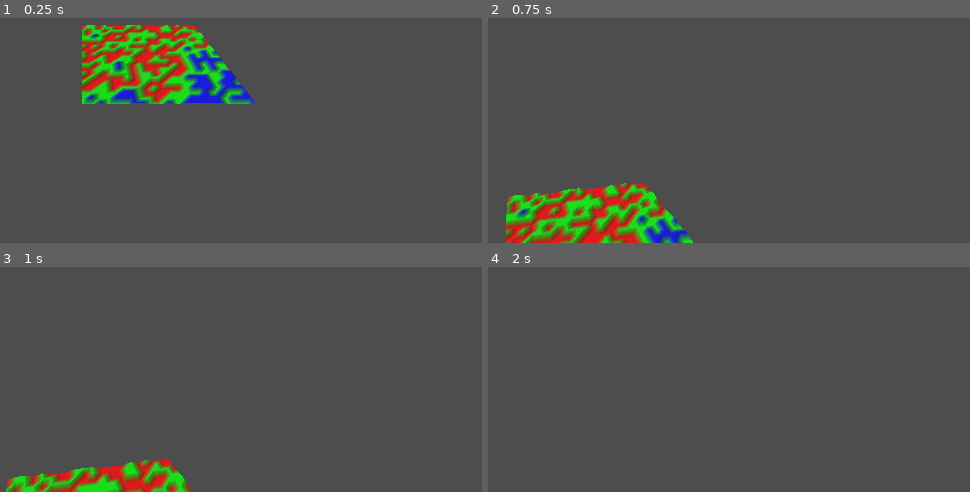
Above: before the commit, frames 1-4 (two rows, left to right).
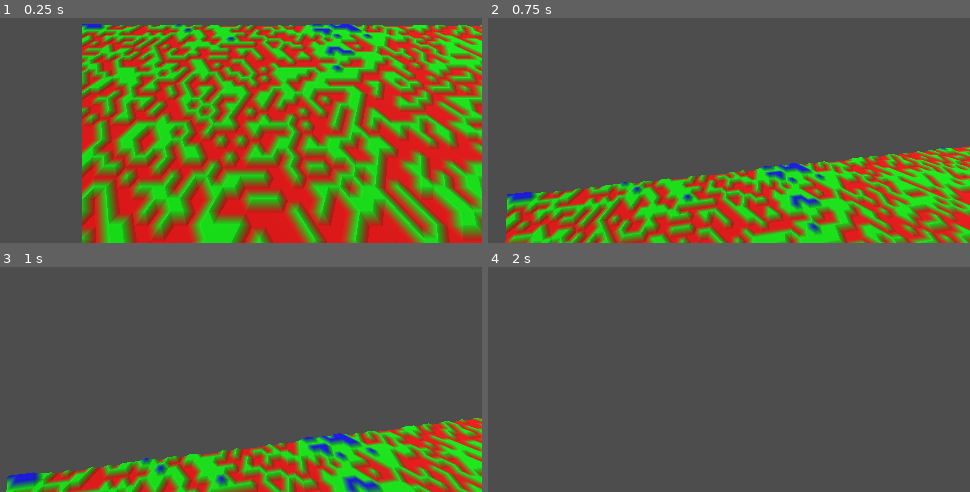
Above: after the commit, the same moments.

Repository: Lion4567714/prodecural_terrain_generation
Game: Godot game, scene res://test_scene.tscn
Same seed, same stepped clock (60 frames per second), same inputs: the game is played once before the commit and once after it.
Inputs (mouse positions are in pixels of both pictures, inside the frame that each line leads up to):
- Up to frame 1 (0.25 s): no input
- Up to frame 2 (0.75 s): tap Enter at 0.5 s; move the mouse to (outside the picture) at 0.52 s; hold Up (ui_up) from 0.53 s (still down)
- Up to frame 3 (1 s): keep holding Up (ui_up)
- Up to frame 4 (2 s): keep holding Up (ui_up); move the mouse to (531, 269) at 1.27 s

The runs differ from the first frame. In frame 1, 79% of the frame differs, in the area x 17-100%, y 2-100%; in frame 2, 29%; in frame 3, 19%; in frame 4, nothing differs.

Commit message:
biome generation optimizations

Diff:
--- a/scripts/generator.gd
+++ b/scripts/generator.gd
@@ -1,7 +1,7 @@
 extends MeshInstance3D
 
-const WIDTH = 20
-const HEIGHT = 20
+const WIDTH = 150
+const HEIGHT = 150
 const CELL_SIZE = 2.0
 #const CON_KERNEL = [[-1, -1, -1],
 #					[-1,  8, -1],
@@ -56,7 +56,7 @@
 	print_status("Adding randomization")
 	noise = FastNoiseLite.new()
 	noise.set_noise_type(FastNoiseLite.TYPE_PERLIN)
-	noise.set_seed(7714)
+	noise.set_seed(Time.get_datetime_dict_from_system().second)
 
 	height_map = []
 	for x in range(WIDTH + 1):
@@ -151,7 +151,7 @@
 
 func generate_grid():
 	var vertices = PackedVector3Array()
-	var indicies = PackedInt32Array()
+	var indices = PackedInt32Array()
 
 	for y in range(WIDTH + 1):
 		for x in range(HEIGHT + 1):
@@ -164,19 +164,19 @@
 			var i2 = i1 + WIDTH
 			var i3 = i2 + 1
 
-			indicies.push_back(i0)
-			indicies.push_back(i1)
-			indicies.push_back(i2)
-
-			indicies.push_back(i1)
-			indicies.push_back(i3)
-			indicies.push_back(i2)
+			indices.push_back(i0)
+			indices.push_back(i1)
+			indices.push_back(i2)
+
+			indices.push_back(i1)
+			indices.push_back(i3)
+			indices.push_back(i2)
 
 	var arr_mesh = ArrayMesh.new()
 	var arrays = []
 	arrays.resize(Mesh.ARRAY_MAX)
 	arrays[Mesh.ARRAY_VERTEX] = vertices
-	arrays[Mesh.ARRAY_INDEX] = indicies
+	arrays[Mesh.ARRAY_INDEX] = indices
 
 	arr_mesh.add_surface_from_arrays(Mesh.PRIMITIVE_TRIANGLES, arrays)
 	return arr_mesh
@@ -196,6 +196,7 @@
 		num_options = BIOME.size()
 
 	func limit_options(limit: int) -> void:
+		assert(options & limit > 0, "num_options == 0! options: " + str(options) + ", limit: " + str(limit))
 		options &= limit
 		num_options = HAMMING[options]
 
@@ -203,14 +204,27 @@
 		return a.num_options < b.num_options
 
 	func _to_string() -> String:
+		#return str(options)
 		return "WFCNode: pos (" + str(pos.x) + ", " + str(pos.y) + "), num_options = " + str(num_options)
+
+
+func limit_options_of_node(node: WFCNode, limit: int, arrays: Array) -> void:
+	var old = node.num_options - 1
+	node.limit_options(limit)
+	var new = node.num_options - 1
+
+	if new != old:
+		arrays[old].erase(node)
+		arrays[new].append(node)
 
 
 func generate_biome_map():
 	var map = []
 	var node_mat = []
-	var node_arr = []
+	var node_arrs = []	# Array of arrays, index cooresponds to num remaining options + 1
 	var num_uncollapsed_nodes = (WIDTH + 1) * (HEIGHT + 1)
+	for i in range(BIOME.size()):
+		node_arrs.append([])
 	for x in range(WIDTH + 1):
 		var arr1 = []
 		arr1.resize(HEIGHT + 1)
@@ -218,34 +232,20 @@
 		var arr2 = []
 		arr2.resize(HEIGHT + 1)
 		node_mat.append(arr2)
+
 		for y in range(HEIGHT + 1):
 			node_mat[x][y] = WFCNode.new(x, y)
-			node_arr.append(node_mat[x][y])
+			node_arrs[BIOME.size() - 1].append(node_mat[x][y])
 
 	while num_uncollapsed_nodes > 0:
-		# Sort array based on how many options each node has remaining
-		node_arr.sort_custom(WFCNode.sort)		##### SORTING IS THE PROBLEM
-												##### NEED TO USE ARRAYS OF DIFFERENT OPTIONS
-		print(num_uncollapsed_nodes)
-
-		# Find bounds of node_arr of nodes with minimal options remaining
-		# Minimal options remaining > 1, 1 means the node is already collapsed
-		var min_options = -1
-		var start_index
-		var end_index
-		for i in range(node_arr.size()):
-			if node_arr[i].num_options > 1:
-				if min_options == -1:
-					min_options = node_arr[i].num_options
-					start_index = i
-				elif node_arr[i].num_options > min_options:
-					end_index = i - 1
-					break
-		if end_index == null:
-			end_index = node_arr.size() - 1
-
-		# Collapse random vertex with minimal options remaining
-		var rand_node = node_arr[randi_range(start_index, end_index)]
+		# Find the first array with > 0 nodes, choose a random node within that array
+		var rand_node
+		for i in range(1, node_arrs.size()):
+			if node_arrs[i].size() > 0:
+				rand_node = node_arrs[i][randi_range(0, node_arrs[i].size() - 1)]
+				break
+
+		# Collapse vertex
 		var rand_option_index = randi_range(0, rand_node.num_options - 1)
 		var rand_option
 		for i in range(BIOME.size()):
@@ -255,36 +255,33 @@
 					rand_node.options = rand_option
 					break;
 				rand_option_index -= 1
+		node_arrs[rand_node.num_options - 1].erase(rand_node)
+		node_arrs[0].append(rand_node)
 		rand_node.num_options = 1
 		num_uncollapsed_nodes -= 1
 
 		# Update surround nodes
 		var x0 = rand_node.pos.x
 		var y0 = rand_node.pos.y
-		var allowed_biomes = rand_option
 		for i in range(1, BIOME.size()):
-			allowed_biomes |= allowed_biomes >> 1
-			allowed_biomes |= allowed_biomes << 1
-			if (y0 - i) >= 0:
-				for x in range(x0 - i, x0 + i):
+			rand_option |= rand_option >> 1
+			rand_option |= rand_option << 1
+			if y0 - i >= 0:
+				for x in range(x0 - i, x0 + i + 1):
 					if x >= 0 && x <= WIDTH:
-						var old = node_mat[x][y0 - i].num_options
-						node_mat[x][y0 - i].limit_options(allowed_biomes)
-			if (y0 + i) <= HEIGHT:
-				for x in range(x0 - i, x0 + i):
+						limit_options_of_node(node_mat[x][y0 - i], rand_option, node_arrs)
+			if y0 + i <= HEIGHT:
+				for x in range(x0 - i, x0 + i + 1):
 					if x >= 0 && x <= WIDTH:
-						var old = node_mat[x][y0 - i].num_options
-						node_mat[x][y0 + i].limit_options(allowed_biomes)
-			if (x0 - i) >= 0:
-				for y in range(y0 - i, y0 + i):
+						limit_options_of_node(node_mat[x][y0 + i], rand_option, node_arrs)
+			if x0 - i >= 0:
+				for y in range(y0 - i, y0 + i + 1):
 					if y >= 0 && y <= HEIGHT:
-						var old = node_mat[x0 - i][y].num_options
-						node_mat[x0 - i][y].limit_options(allowed_biomes)
-			if (x0 + i) <= WIDTH:
-				for y in range(y0 - i, y0 + i):
+						limit_options_of_node(node_mat[x0 - i][y], rand_option, node_arrs)
+			if x0 + i <= WIDTH:
+				for y in range(y0 - i, y0 + i + 1):
 					if y >= 0 && y <= HEIGHT:
-						var old = node_mat[x0 + i][y].num_options
-						node_mat[x0 + i][y].limit_options(allowed_biomes)
+						limit_options_of_node(node_mat[x0 + i][y], rand_option, node_arrs)
 
 	for x in range(WIDTH + 1):
 		for y in range(HEIGHT + 1):
